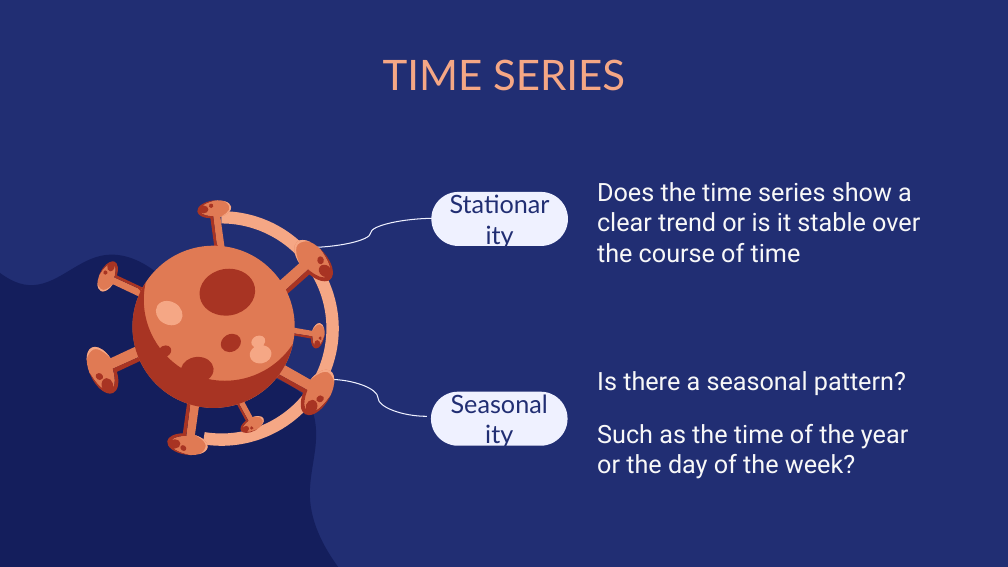
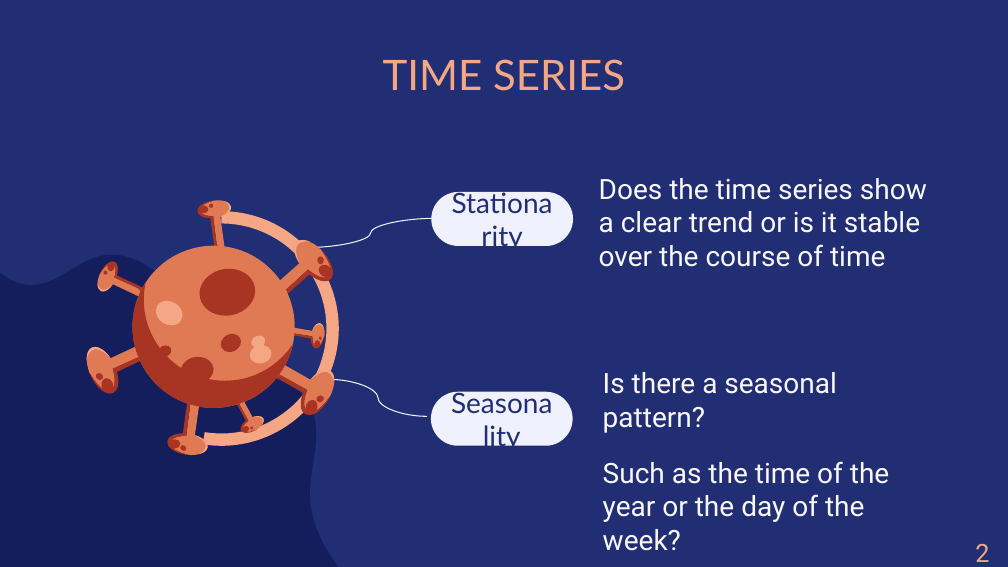
Before and after one commit to amarquard089/Covid19-Hospitalisierungsrate, a slide deck: slide 27 of Praesentation/COVID-19 Hospitalisierungsrate.pptx. Drawn at 1008x567 pixels with LibreOffice and Linux fonts; fonts in the diff are those of the drawing. Boxes give left, top, right and bottom in pixels: in the first picture for what was removed or moved away, otherwise in the second. Text is boxed around its words. In the diff, an @@ line names an element or a change of style, - is before the commit and + after.

```diff
--- a/Praesentation/COVID-19 Hospitalisierungsrate.pptx
+++ b/Praesentation/COVID-19 Hospitalisierungsrate.pptx
@@ size 18 to 20 pt in 4 elements at <box>603,372,889,551</box>, <box>431,192,574,246</box>, <box>431,392,574,447</box>, <box>599,178,927,267</box> @@
@@ rounded rectangle "Stationarity": place and size @@
-rounded rectangle "Stationarity" at <box>431,192,569,246</box>
+rounded rectangle "Stationarity" at <box>431,192,574,246</box>
@@ rounded rectangle "Seasonality": place and size @@
-rounded rectangle "Seasonality" at <box>431,392,569,447</box>
+rounded rectangle "Seasonality" at <box>431,392,574,447</box>
@@ text added at <box>966,532,1008,567</box>, 18 pt, text #F5A785 @@
+27
```
Also in this commit, not shown: 44 other slides changed, 3 slides added, 4 slides removed, 1 other file.
